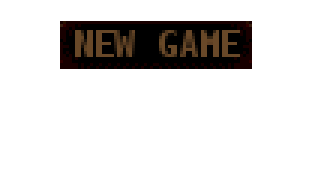
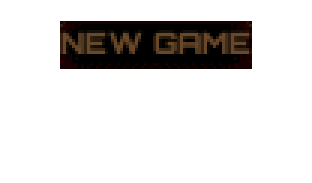
The second 312 × 183 image is a revision of the first. Changes to its layers:
added layer "NEW GAME #1" above "Layer #1" over left=60, top=30, right=252, bottom=54
hid "NEW GAME" over left=75, top=30, right=240, bottom=57
